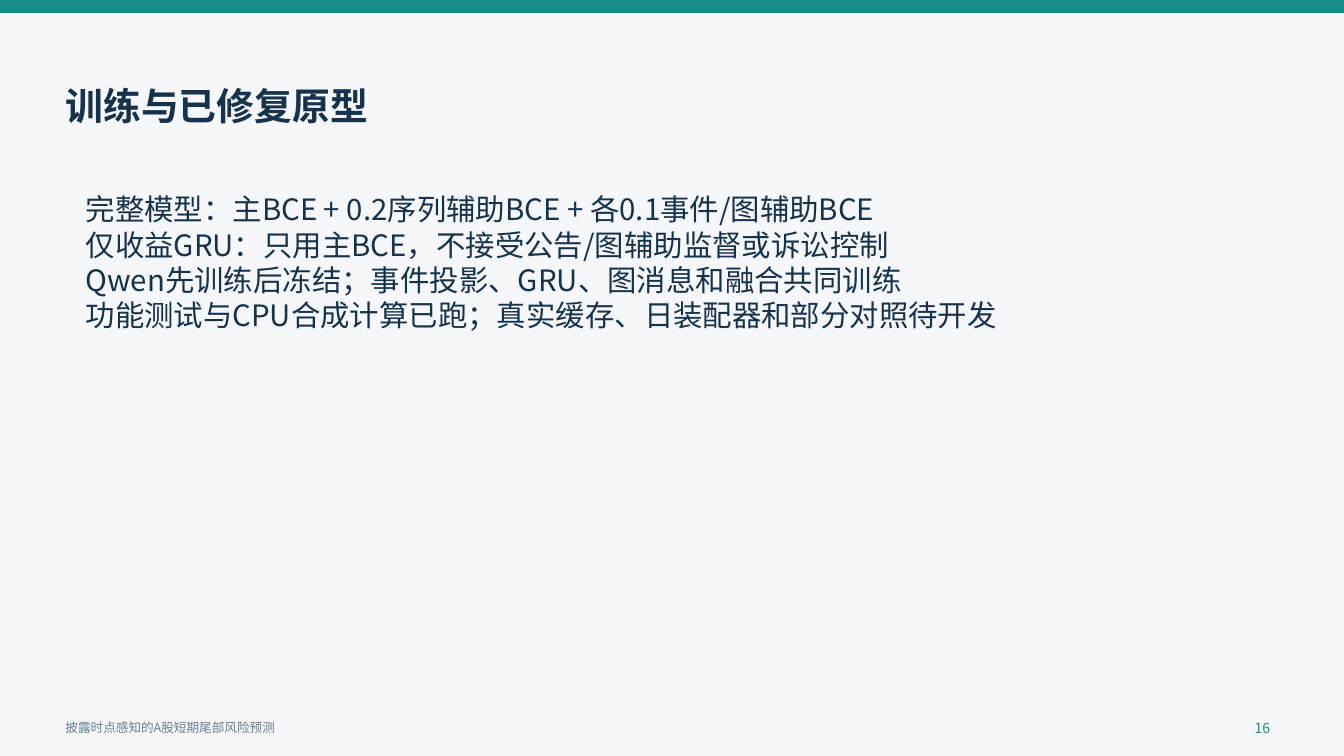
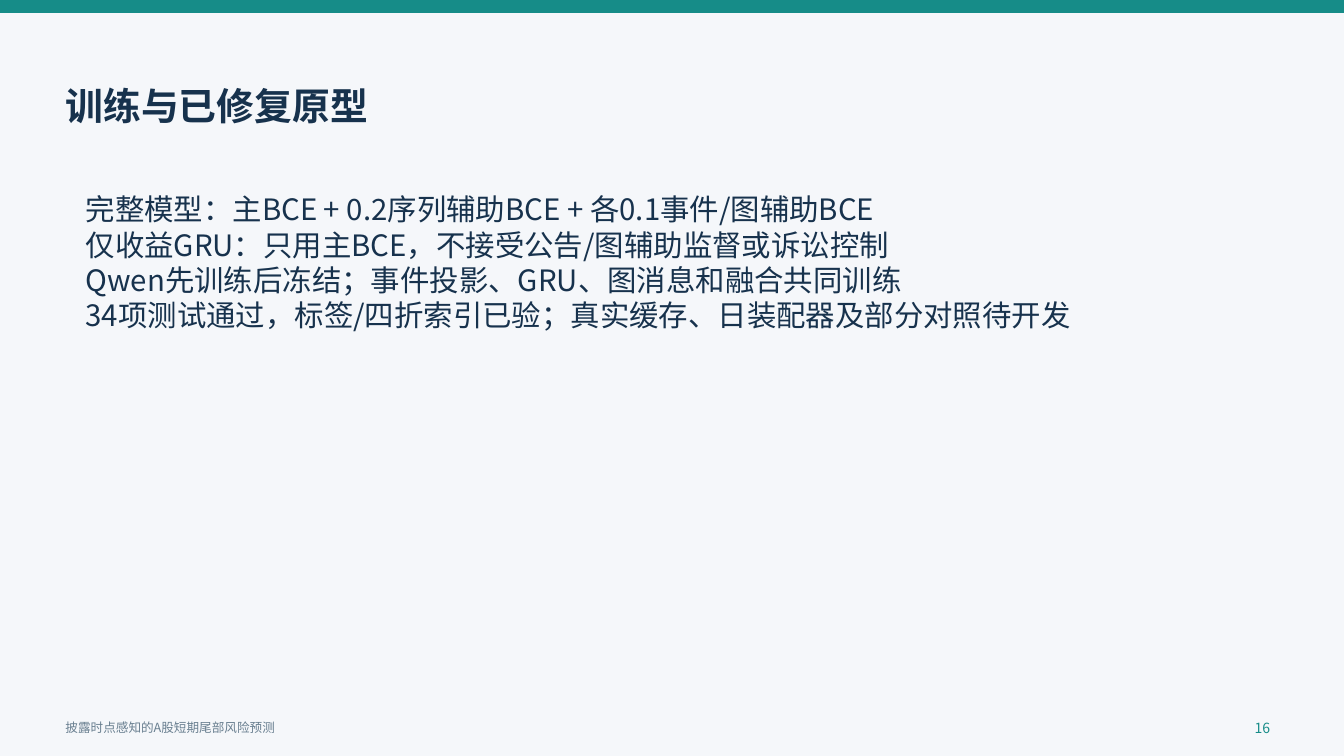
Before and after one commit to QiuKunYuan/llm-event-tail-risk-, a slide deck: slide 16 of docs/开题报告/开题答辩汇报.pptx. Drawn at 1344x756 pixels with LibreOffice and Linux fonts; fonts in the diff are those of the drawing. Boxes give left, top, right and bottom in pixels: in the first picture for what was removed or moved away, otherwise in the second. Text is boxed around its words. In the diff, an @@ line names an element or a change of style, - is before the commit and + after.

```diff
--- a/docs/开题报告/开题答辩汇报.pptx
+++ b/docs/开题报告/开题答辩汇报.pptx
@@ text at bbox=[86, 301, 1071, 332]: text changed @@
-功能测试与CPU合成计算已跑；真实缓存、日装配器和部分对照待开发
+34项测试通过，标签/四折索引已验；真实缓存、日装配器及部分对照待开发
```
Also in this commit, not shown: 4 other slides changed, 23 other files.
